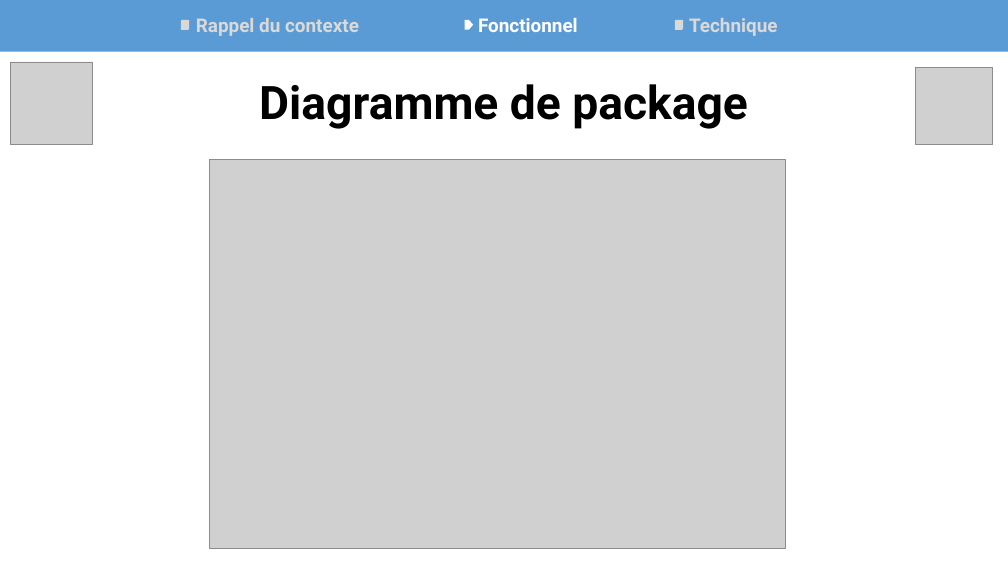
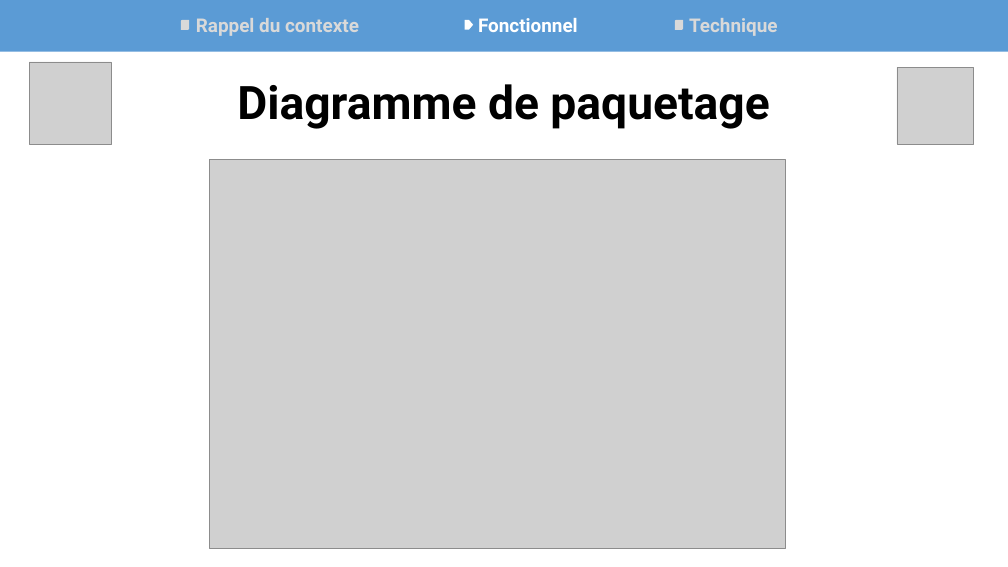
Before and after one commit to Synkied/OC_Projet-4, a slide deck: slide 5 of doc/Projet4_OCPizza_Arguments.pptx. Drawn at 1008x567 pixels with LibreOffice and Linux fonts; fonts in the diff are those of the drawing; grey boxes stand for pictures. Boxes give left, top, right and bottom in pixels: in the first picture for what was removed or moved away, otherwise in the second. Text is boxed around its words. In the diff, an @@ line names an element or a change of style, - is before the commit and + after.

```diff
--- a/doc/Projet4_OCPizza_Arguments.pptx
+++ b/doc/Projet4_OCPizza_Arguments.pptx
@@ picture: place and size @@
-picture at (11, 62, 93, 144)
+picture at (29, 62, 111, 144)
@@ text at (237, 84, 769, 129): text changed @@
-Diagramme de package
+Diagramme de paquetage
@@ picture: place and size @@
-picture at (915, 67, 992, 144)
+picture at (897, 67, 974, 144)
```
Also in this commit, not shown: 7 other slides changed, 3 slides added, 8 other files.
